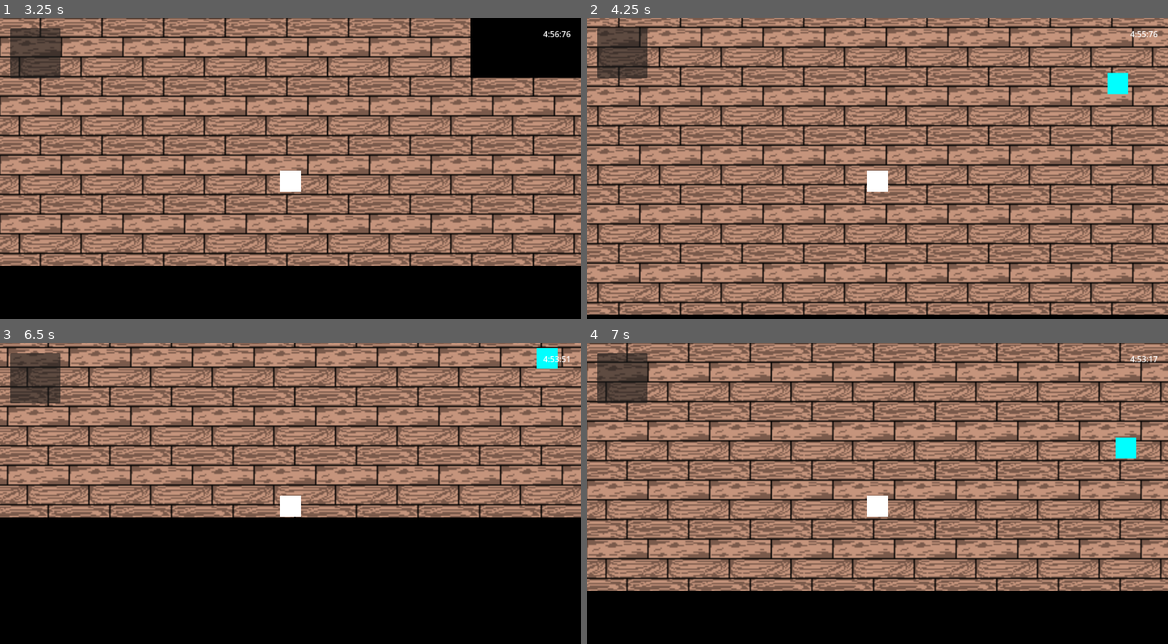
Above: before the commit, frames 1-4 (two rows, left to right).
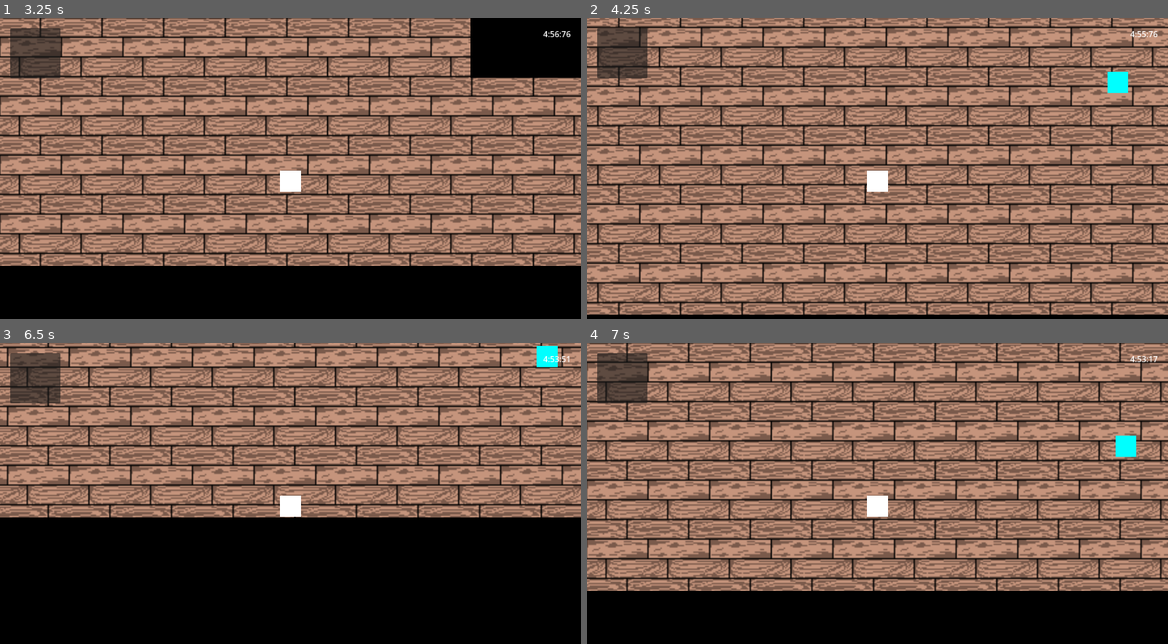
Above: after the commit, the same moments.

Repository: J-Abitria/2025-crimson-game-jam
Game: Godot game, scene res://PartyRoom.tscn
Two runs of this game, one before a commit and one after it. Both use one fixed random seed, a clock stepped at 60 frames per second and the inputs below.
Inputs (mouse positions are in pixels of both pictures, inside the frame that each line leads up to):
- Up to frame 1 (3.25 s): move the mouse to (418, 165) at 0.52 s; press the mouse at (418, 165) at 0.53 s; hold D (moveRight) 0.53-1.28 s; move the mouse to (174, 198) at 1.27 s; release the mouse at (174, 198) at 1.28 s; hold S (moveDown) 1.28-2.03 s; tap E (interact) at 1.35, 2.85 s; move the mouse to (348, 108) at 2.02 s; press the mouse at (348, 108) at 2.03 s; hold D (moveRight) 2.03-2.78 s; move the mouse to (261, 246) at 2.77 s; release the mouse at (261, 246) at 2.78 s; hold W (moveUp) from 2.78 s (still down)
- Up to frame 2 (4.25 s): move the mouse to (1051, 228) at 3.52 s; release W (moveUp) at 3.53 s; press the mouse at (1051, 228) at 3.53 s; hold A (moveLeft) from 3.53 s (still down)
- Up to frame 3 (6.5 s): move the mouse to (116, 457) at 4.27 s; release the mouse at (116, 457) at 4.28 s; tap E (interact) at 4.35, 5.85 s; move the mouse to (319, 505) at 5.02 s; release A (moveLeft) at 5.03 s; press the mouse at (319, 505) at 5.03 s; hold S (moveDown) 5.03-5.78 s; move the mouse to (203, 424) at 5.77 s; release the mouse at (203, 424) at 5.78 s; hold D (moveRight) from 5.78 s (still down)
- Up to frame 4 (7 s): move the mouse to (1005, 490) at 6.52 s; release D (moveRight) at 6.53 s; press the mouse at (1005, 490) at 6.53 s; hold W (moveUp) from 6.53 s (still down)

Frame 1 is identical in both runs. In frame 2, less than 0.1% of the frame differs, in the area x 89-94%, y 17-26%; in frame 3, less than 0.1%; in frame 4, less than 0.1%, in the area x 90-95%, y 30-39%.

Commit message:
Fixed NPC line of sight, sped up decay timer.

Diff:
--- a/2025-crimson-game-jam/Scenes/npc.tscn
+++ b/2025-crimson-game-jam/Scenes/npc.tscn
@@ -1,11 +1,9 @@
-[gd_scene load_steps=7 format=3 uid="uid://dukyvndldjp0m"]
+[gd_scene load_steps=6 format=3 uid="uid://dukyvndldjp0m"]
 
 [ext_resource type="Script" uid="uid://dwbqxmhd5c6u" path="res://Scripts/NPC.gd" id="1_g6unj"]
 [ext_resource type="Script" uid="uid://on1ncpjvpnpi" path="res://Scripts/LineOfSight.gd" id="3_1ig1v"]
 
 [sub_resource type="RectangleShape2D" id="RectangleShape2D_xxsvc"]
-
-[sub_resource type="RectangleShape2D" id="RectangleShape2D_g6unj"]
 
 [sub_resource type="Gradient" id="Gradient_h1ryf"]
 offsets = PackedFloat32Array(1)
@@ -24,10 +22,9 @@
 [node name="Area2D" type="Area2D" parent="."]
 script = ExtResource("3_1ig1v")
 
-[node name="CollisionShape2D" type="CollisionShape2D" parent="Area2D"]
-scale = Vector2(4, 4)
-shape = SubResource("RectangleShape2D_g6unj")
-debug_color = Color(0.70744437, 0.33136448, 0.89836586, 0.41960785)
+[node name="CollisionPolygon2D" type="CollisionPolygon2D" parent="Area2D"]
+position = Vector2(46, 0)
+polygon = PackedVector2Array(224, -81, 224, 86, 0, -1)
 
 [node name="Sprite2D" type="Sprite2D" parent="."]
 texture = SubResource("GradientTexture2D_1ig1v")
--- a/2025-crimson-game-jam/Scripts/NPC.gd
+++ b/2025-crimson-game-jam/Scripts/NPC.gd
@@ -69,7 +69,7 @@
 
 func loveDecay():
 	while loveMeter != 0:
-		await get_tree().create_timer(5).timeout
+		await get_tree().create_timer(3).timeout
 		change_love(-1)
 	print("L romantic partner")
 
